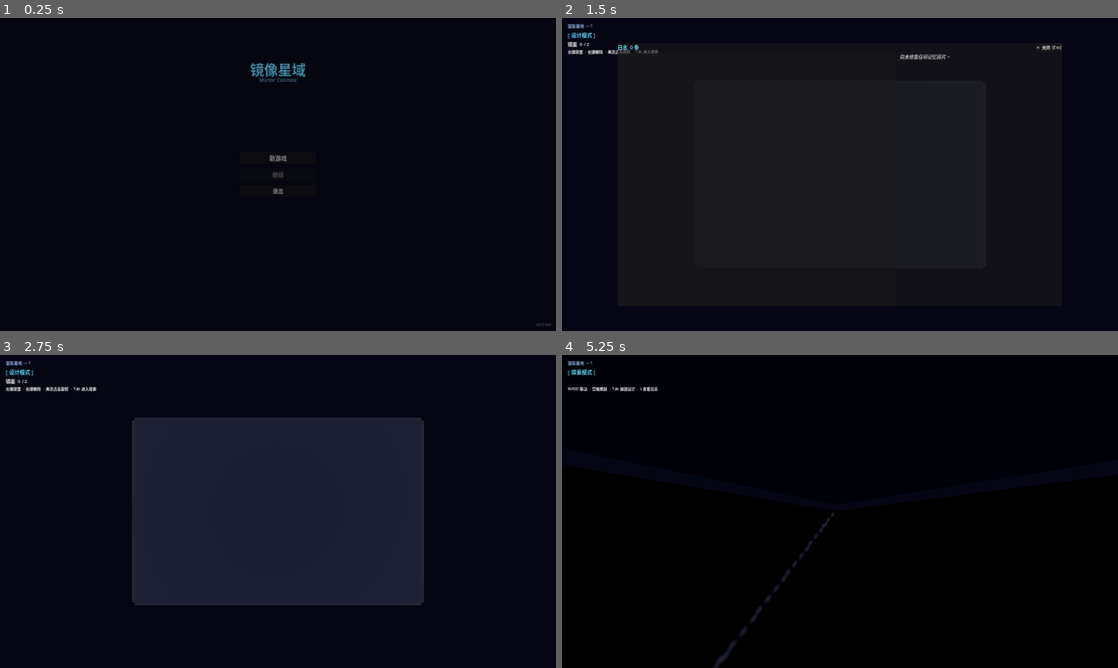
Above: before the commit, frames 1-4 (two rows, left to right).
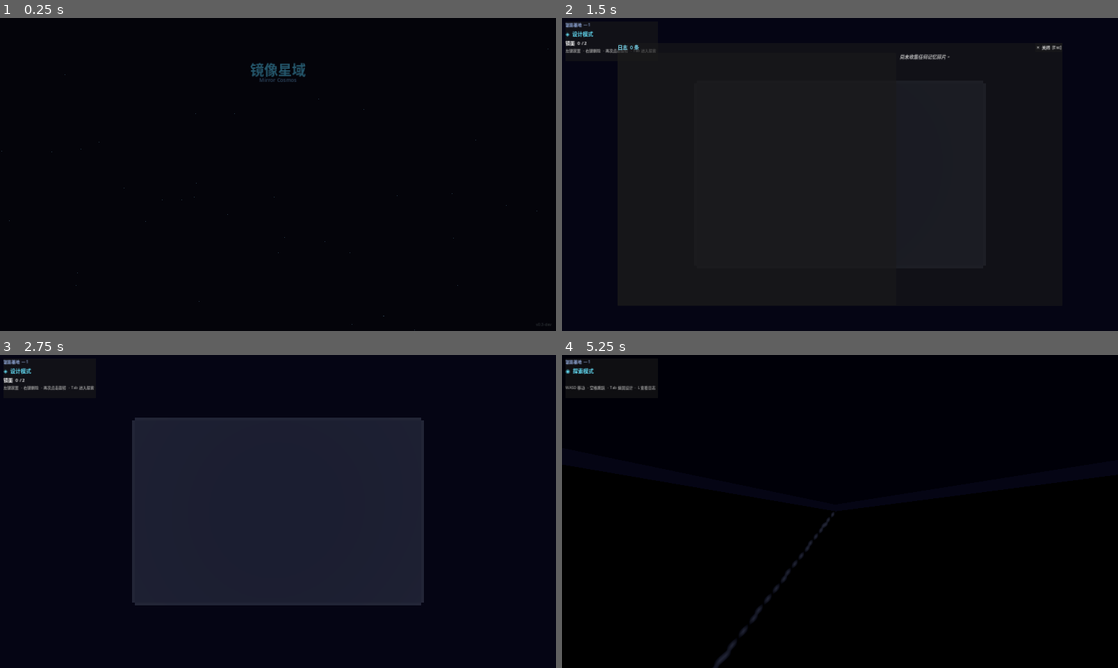
Above: after the commit, the same moments.

Repository: kanayuki/Mirror-Cosmos
Game: Godot game, scene res://scenes/ui/main_menu.tscn
The game is run twice, just before and just after one commit, with the same random seed, the same clock (stepped at 60 frames per second) and the same inputs.
Inputs (mouse positions are in pixels of both pictures, inside the frame that each line leads up to):
- Up to frame 1 (0.25 s): no input
- Up to frame 2 (1.5 s): click (840, 158) at 0.5 s, where only the run before the commit has a clickable "新游戏"; tap Enter at 1.25 s; move the mouse to (962, 158) at 1.27 s; hold D (move_right) from 1.28 s (still down); hold L (open_log) from 1.28 s (still down); click (962, 158) at 1.42 s
- Up to frame 3 (2.75 s): tap Space (jump) at 1.52 s; release D (move_right) at 2 s; release L (open_log) at 2 s; click "✕ 关闭 [Esc]" at 2 s
- Up to frame 4 (5.25 s): tap Space (jump) at 2.75, 3.02, 4.52 s; move the mouse to (728, 527) at 2.77 s; hold S (move_back) 2.78-3.53 s; tap Tab (switch_mode) at 2.85, 4.35 s; move the mouse to (851, 505) at 3.52 s; hold L (open_log) 3.53-4.28 s; hold W (move_forward) from 3.53 s (still down); move the mouse to (834, 517) at 4.27 s; click (834, 517) at 4.42 s; move the mouse to (878, 514) at 5.02 s; hold L (open_log) from 5.03 s (still down)

The runs differ from the first frame. In frame 1, 0.4% of the frame differs, in the area x 0-99%, y 9-100%; in frame 2, 0.4%; in frame 3, 0.4%, in the area x 0-18%, y 1-12%; in frame 4, 0.4%.

Commit message:
UI polish: space-dark theme, animations, HUD panel, star rating
- autoload/ui_theme.gd (new): global Theme applied via get_window().theme
  Styled PanelContainer (rounded, cyan border), Button (3 states with glow),
  ItemList, RichTextLabel. Registered first so all UI scenes inherit it.

- main_menu.gd: programmatic CPUParticles2D starfield (100 drifting dots),
  title breathing pulse tween (loops), buttons staggered fade-in entrance

- level_complete.tscn + level_complete_ui.gd: split title into separate
  Star1/Star2/Star3 labels; each pops in with scale-bounce (TRANS_BACK) and
  alpha tween, staggered 0.2s apart. Unearned stars appear greyed.

- hud.gd + main.tscn: HUD VBox wrapped in PanelContainer for readability;
  mode label gets a brief fade-flash on mode switch; mode icons updated to
  ◈/◉; log badge shows ◆ prefix

https://claude.ai/code/session_01Rmf1hiRayPGCpekRyBLCcc

Diff:
--- /dev/null
+++ b/autoload/ui_theme.gd
@@ -0,0 +1,63 @@
+## UITheme — builds and applies a space-dark theme to the entire window.
+## Registered as the first autoload so every UI scene inherits it automatically.
+extends Node
+
+func _ready() -> void:
+	get_window().theme = _build()
+
+func _build() -> Theme:
+	var t := Theme.new()
+
+	# ── PanelContainer ────────────────────────────────────────────────────────
+	var panel := StyleBoxFlat.new()
+	panel.bg_color = Color(0.04, 0.05, 0.13, 0.93)
+	panel.border_color = Color(0.25, 0.62, 1.0, 0.50)
+	panel.set_border_width_all(1)
+	panel.set_corner_radius_all(8)
+	panel.set_content_margin_all(20)
+	t.set_stylebox("panel", "PanelContainer", panel)
+
+	# ── Button ────────────────────────────────────────────────────────────────
+	t.set_stylebox("normal",   "Button", _btn(Color(0.07, 0.09, 0.20, 0.85), Color(0.28, 0.62, 1.0, 0.40)))
+	t.set_stylebox("hover",    "Button", _btn(Color(0.10, 0.18, 0.38, 0.95), Color(0.42, 0.82, 1.0, 0.90)))
+	t.set_stylebox("pressed",  "Button", _btn(Color(0.14, 0.26, 0.50, 1.00), Color(0.50, 0.92, 1.0, 1.00)))
+	t.set_stylebox("disabled", "Button", _btn(Color(0.05, 0.06, 0.14, 0.50), Color(0.20, 0.40, 0.60, 0.25)))
+	t.set_stylebox("focus",    "Button", _btn(Color(0.10, 0.18, 0.38, 0.95), Color(0.42, 0.82, 1.0, 0.90)))
+
+	t.set_color("font_color",          "Button", Color(0.82, 0.94, 1.0))
+	t.set_color("font_hover_color",    "Button", Color(1.0,  1.0,  1.0))
+	t.set_color("font_pressed_color",  "Button", Color(0.70, 0.95, 1.0))
+	t.set_color("font_disabled_color", "Button", Color(0.40, 0.50, 0.60))
+
+	# ── Label ─────────────────────────────────────────────────────────────────
+	t.set_color("font_color", "Label", Color(0.85, 0.95, 1.0))
+
+	# ── ItemList ──────────────────────────────────────────────────────────────
+	var list_bg := StyleBoxFlat.new()
+	list_bg.bg_color = Color(0.04, 0.05, 0.13, 0.80)
+	list_bg.set_corner_radius_all(4)
+	t.set_stylebox("panel", "ItemList", list_bg)
+	t.set_color("font_color",          "ItemList", Color(0.78, 0.90, 1.0))
+	t.set_color("font_selected_color", "ItemList", Color(1.0,  1.0,  1.0))
+	var list_sel := StyleBoxFlat.new()
+	list_sel.bg_color = Color(0.12, 0.28, 0.55, 0.85)
+	list_sel.set_corner_radius_all(4)
+	t.set_stylebox("selected",       "ItemList", list_sel)
+	t.set_stylebox("selected_focus", "ItemList", list_sel)
+
+	# ── RichTextLabel ─────────────────────────────────────────────────────────
+	t.set_color("default_color", "RichTextLabel", Color(0.82, 0.94, 1.0))
+
+	return t
+
+func _btn(bg: Color, border: Color) -> StyleBoxFlat:
+	var s := StyleBoxFlat.new()
+	s.bg_color = bg
+	s.border_color = border
+	s.set_border_width_all(1)
+	s.set_corner_radius_all(6)
+	s.content_margin_top    = 10
+	s.content_margin_bottom = 10
+	s.content_margin_left   = 24
+	s.content_margin_right  = 24
+	return s
--- a/project.godot
+++ b/project.godot
@@ -13,6 +13,7 @@
 
 [autoload]
 
+UITheme="*res://autoload/ui_theme.gd"
 GameManager="*res://autoload/game_manager.gd"
 LogManager="*res://autoload/log_manager.gd"
 SaveSystem="*res://autoload/save_system.gd"
--- a/scenes/main.tscn
+++ b/scenes/main.tscn
@@ -64,31 +64,34 @@
 layer = 2
 script = ExtResource("5")
 
-[node name="VBox" type="VBoxContainer" parent="HUD"]
-offset_left = 20.0
-offset_top = 16.0
+[node name="Panel" type="PanelContainer" parent="HUD"]
+offset_left = 12.0
+offset_top = 12.0
+
+[node name="VBox" type="VBoxContainer" parent="HUD/Panel"]
 theme_override_constants/separation = 4
+custom_minimum_size = Vector2(320, 0)
 
-[node name="LevelLabel" type="Label" parent="HUD/VBox"]
+[node name="LevelLabel" type="Label" parent="HUD/Panel/VBox"]
 theme_override_font_sizes/font_size = 14
 modulate = Color(0.6, 0.7, 0.9, 1)
 text = ""
 
-[node name="ModeLabel" type="Label" parent="HUD/VBox"]
+[node name="ModeLabel" type="Label" parent="HUD/Panel/VBox"]
 theme_override_font_sizes/font_size = 18
 modulate = Color(0.4, 0.9, 1.0, 1)
-text = "[ 设计模式 ]"
+text = "◈  设计模式"
 
-[node name="MirrorLabel" type="Label" parent="HUD/VBox"]
+[node name="MirrorLabel" type="Label" parent="HUD/Panel/VBox"]
 theme_override_font_sizes/font_size = 16
 text = ""
 
-[node name="HintLabel" type="Label" parent="HUD/VBox"]
+[node name="HintLabel" type="Label" parent="HUD/Panel/VBox"]
 theme_override_font_sizes/font_size = 13
-modulate = Color(0.7, 0.7, 0.7, 1)
+modulate = Color(0.6, 0.6, 0.6, 1)
 text = ""
 
-[node name="LogLabel" type="Label" parent="HUD/VBox"]
+[node name="LogLabel" type="Label" parent="HUD/Panel/VBox"]
 theme_override_font_sizes/font_size = 14
 modulate = Color(1.0, 0.85, 0.3, 1)
 text = ""
--- a/scenes/ui/level_complete.tscn
+++ b/scenes/ui/level_complete.tscn
@@ -11,30 +11,57 @@
 anchor_top = 0.5
 anchor_right = 0.5
 anchor_bottom = 0.5
-offset_left = -200.0
-offset_top = -140.0
-offset_right = 200.0
-offset_bottom = 140.0
+offset_left = -220.0
+offset_top = -170.0
+offset_right = 220.0
+offset_bottom = 170.0
 grow_horizontal = 2
 grow_vertical = 2
 
 [node name="VBox" type="VBoxContainer" parent="Panel"]
-theme_override_constants/separation = 16
+theme_override_constants/separation = 14
 
 [node name="Title" type="Label" parent="Panel/VBox"]
-theme_override_font_sizes/font_size = 28
+theme_override_font_sizes/font_size = 24
 horizontal_alignment = 1
-text = "★★★  Solved!"
+modulate = Color(0.5, 0.9, 1.0, 1)
+text = "关卡完成"
+
+[node name="StarRow" type="HBoxContainer" parent="Panel/VBox"]
+alignment = 1
+theme_override_constants/separation = 4
+
+[node name="Star1" type="Label" parent="Panel/VBox/StarRow"]
+theme_override_font_sizes/font_size = 44
+horizontal_alignment = 1
+custom_minimum_size = Vector2(60, 0)
+modulate = Color(1.0, 0.85, 0.2, 0)
+text = "★"
+
+[node name="Star2" type="Label" parent="Panel/VBox/StarRow"]
+theme_override_font_sizes/font_size = 44
+horizontal_alignment = 1
+custom_minimum_size = Vector2(60, 0)
+modulate = Color(1.0, 0.85, 0.2, 0)
+text = "★"
+
+[node name="Star3" type="Label" parent="Panel/VBox/StarRow"]
+theme_override_font_sizes/font_size = 44
+horizontal_alignment = 1
+custom_minimum_size = Vector2(60, 0)
+modulate = Color(1.0, 0.85, 0.2, 0)
+text = "★"
 
 [node name="Stats" type="Label" parent="Panel/VBox"]
 theme_override_font_sizes/font_size = 16
 horizontal_alignment = 1
+modulate = Color(0.75, 0.88, 1.0, 1)
 text = "Mirrors used: 2  /  Par: 2"
 
 [node name="BtnNext" type="Button" parent="Panel/VBox"]
 theme_override_font_sizes/font_size = 18
-text = "Next Level →"
+text = "下一关 →"
 
 [node name="BtnRetry" type="Button" parent="Panel/VBox"]
 theme_override_font_sizes/font_size = 16
-text = "Retry"
+text = "重试"
--- a/scripts/hud.gd
+++ b/scripts/hud.gd
@@ -1,20 +1,27 @@
 ## HUD — mode indicator, mirror count, level name, log count, contextual hints.
 extends CanvasLayer
 
-@onready var _level_label:  Label = $VBox/LevelLabel
-@onready var _mode_label:   Label = $VBox/ModeLabel
-@onready var _mirror_label: Label = $VBox/MirrorLabel
-@onready var _hint_label:   Label = $VBox/HintLabel
-@onready var _log_label:    Label = $VBox/LogLabel
+@onready var _level_label:  Label = $Panel/VBox/LevelLabel
+@onready var _mode_label:   Label = $Panel/VBox/ModeLabel
+@onready var _mirror_label: Label = $Panel/VBox/MirrorLabel
+@onready var _hint_label:   Label = $Panel/VBox/HintLabel
+@onready var _log_label:    Label = $Panel/VBox/LogLabel
 
 func _ready() -> void:
-	GameManager.mode_changed.connect(func(_m): _refresh())
+	GameManager.mode_changed.connect(_on_mode_changed)
 	GameManager.mirror_placed.connect(func(_d): _refresh())
 	GameManager.mirror_removed.connect(func(_p): _refresh())
 	GameManager.level_loaded.connect(func(_d): _refresh())
 	LogManager.log_count_changed.connect(func(_n): _refresh())
 	GameManager.puzzle_solved.connect(_on_puzzle_solved)
 	_refresh()
+
+func _on_mode_changed(_mode) -> void:
+	_refresh()
+	# Brief flash to draw attention to the mode switch
+	var tw := create_tween()
+	tw.tween_property(_mode_label, "modulate:a", 0.0, 0.07)
+	tw.tween_property(_mode_label, "modulate:a", 1.0, 0.20)
 
 func _on_puzzle_solved() -> void:
 	_hint_label.text    = "★  已解谜！"
@@ -28,17 +35,17 @@
 	var max_m   := ld.max_mirrors if ld else 0
 	var log_cnt := LogManager.count()
 
-	_level_label.text  = ld.level_name if ld else ""
-	_log_label.text    = "日志  %d" % log_cnt if log_cnt > 0 else ""
+	_level_label.text = ld.level_name if ld else ""
+	_log_label.text   = "◆  日志  %d" % log_cnt if log_cnt > 0 else ""
 
 	match GameManager.current_mode:
 		GameManager.Mode.DESIGN:
-			_mode_label.text   = "[ 设计模式 ]"
-			_mirror_label.text = "镜面  %d / %d" % [placed, max_m]
-			_hint_label.text   = "左键放置  ·  右键删除  ·  再次点击旋转  ·  Tab 进入探索"
-			_hint_label.modulate = Color.WHITE
+			_mode_label.text     = "◈  设计模式"
+			_mirror_label.text   = "镜面  %d / %d" % [placed, max_m]
+			_hint_label.text     = "左键放置  ·  右键删除  ·  再次点击旋转  ·  Tab 进入探索"
+			_hint_label.modulate = Color(0.60, 0.60, 0.60, 1)
 		GameManager.Mode.EXPLORE:
-			_mode_label.text   = "[ 探索模式 ]"
-			_mirror_label.text = ""
-			_hint_label.text   = "WASD 移动  ·  空格跳跃  ·  Tab 返回设计  ·  L 查看日志"
-			_hint_label.modulate = Color.WHITE
+			_mode_label.text     = "◉  探索模式"
+			_mirror_label.text   = ""
+			_hint_label.text     = "WASD 移动  ·  空格跳跃  ·  Tab 返回设计  ·  L 查看日志"
+			_hint_label.modulate = Color(0.60, 0.60, 0.60, 1)
--- a/scripts/level_complete_ui.gd
+++ b/scripts/level_complete_ui.gd
@@ -1,12 +1,16 @@
 ## Level complete overlay — shown after puzzle_solved signal.
-## Fades in, displays stats, offers Next Level or Return to Design.
+## Stars pop in one by one with a scale-bounce animation.
 extends CanvasLayer
 
-@onready var _panel:       Control = $Panel
-@onready var _title:       Label   = $Panel/VBox/Title
-@onready var _stats:       Label   = $Panel/VBox/Stats
-@onready var _btn_next:    Button  = $Panel/VBox/BtnNext
-@onready var _btn_retry:   Button  = $Panel/VBox/BtnRetry
+@onready var _panel:     Control = $Panel
+@onready var _stats:     Label   = $Panel/VBox/Stats
+@onready var _btn_next:  Button  = $Panel/VBox/BtnNext
+@onready var _btn_retry: Button  = $Panel/VBox/BtnRetry
+@onready var _stars: Array[Label] = [
+	$Panel/VBox/StarRow/Star1,
+	$Panel/VBox/StarRow/Star2,
+	$Panel/VBox/StarRow/Star3,
+]
 
 func _ready() -> void:
 	_panel.modulate.a = 0.0
@@ -17,23 +21,43 @@
 	_btn_retry.pressed.connect(_on_retry_pressed)
 
 func _on_puzzle_solved() -> void:
-	var ld := GameManager.current_level_data
+	var ld     := GameManager.current_level_data
 	var placed := GameManager.placed_mirrors.size()
 	var par    := ld.par_mirrors if ld else placed
-	var stars  := _calc_stars(placed, par)
+	var count  := _calc_stars(placed, par)
 
-	_title.text = "★".repeat(stars) + "☆".repeat(3 - stars) + "  Solved!"
-	_stats.text = "Mirrors used: %d  /  Par: %d" % [placed, par]
+	_stats.text = "用了 %d 面镜子  /  最优解 %d" % [placed, par]
 	_btn_next.visible = GameManager.has_next_level()
+
+	# Set initial state: earned stars ready to pop, unearned stars pre-greyed
+	for i in _stars.size():
+		if i < count:
+			_stars[i].scale    = Vector2(1.8, 1.8)
+			_stars[i].modulate = Color(1.0, 0.85, 0.2, 0.0)
+		else:
+			_stars[i].scale    = Vector2.ONE
+			_stars[i].modulate = Color(0.30, 0.30, 0.30, 0.45)
 
 	visible = true
 	var tw := create_tween()
-	tw.tween_property(_panel, "modulate:a", 1.0, 0.35)
+	tw.tween_property(_panel, "modulate:a", 1.0, 0.30)
+	tw.tween_callback(func(): _animate_stars(count))
+
+func _animate_stars(count: int) -> void:
+	for i in count:
+		var s := _stars[i]
+		var tw := create_tween()
+		tw.tween_interval(0.20 * i)
+		tw.tween_callback(func():
+			var ptw := create_tween().set_parallel()
+			ptw.tween_property(s, "modulate:a", 1.0, 0.18)
+			ptw.tween_property(s, "scale", Vector2.ONE, 0.28) \
+				.set_trans(Tween.TRANS_BACK).set_ease(Tween.EASE_OUT)
+		)
 
 func _on_next_pressed() -> void:
 	# Do NOT call _hide_panel() here: advance_level() emits level_loaded,
-	# which is already connected to _hide_panel() — calling it twice creates
-	# two simultaneous tweens competing on _panel.modulate.a.
+	# which is already connected to _hide_panel() — two tweens would compete.
 	GameManager.advance_level()
 
 func _on_retry_pressed() -> void:
--- a/scripts/main_menu.gd
+++ b/scripts/main_menu.gd
@@ -1,27 +1,69 @@
 ## Main menu — entry point of the game.
 ## Handles New Game, Continue (if save exists), and Quit.
+## Animations: fade-in, title pulse, button staggered entrance, programmatic star field.
 extends Control
 
 const GAME_SCENE := "res://scenes/main.tscn"
 
-@onready var _btn_new:      Button = $Center/VBox/BtnNew
-@onready var _btn_continue: Button = $Center/VBox/BtnContinue
-@onready var _btn_quit:     Button = $Center/VBox/BtnQuit
-@onready var _version:      Label  = $VersionLabel
+@onready var _btn_new:      Button    = $Center/VBox/BtnNew
+@onready var _btn_continue: Button    = $Center/VBox/BtnContinue
+@onready var _btn_quit:     Button    = $Center/VBox/BtnQuit
+@onready var _version:      Label     = $VersionLabel
 @onready var _fade:         ColorRect = $FadeOverlay
+@onready var _title:        Label     = $TitleLabel
+@onready var _subtitle:     Label     = $SubtitleLabel
 
 func _ready() -> void:
 	_btn_new.pressed.connect(_on_new_game)
 	_btn_continue.pressed.connect(_on_continue)
 	_btn_quit.pressed.connect(func(): get_tree().quit())
-
 	_btn_continue.disabled = not SaveSystem.has_save()
 	_version.text = "v0.3-dev"
 
-	# Fade in from black on scene start
+	_spawn_stars()
+
+	# Hide buttons for staggered entrance
+	for btn: Button in [_btn_new, _btn_continue, _btn_quit]:
+		btn.modulate.a = 0.0
+
+	# Fade in from black, then trigger UI animations
 	_fade.color = Color(0, 0, 0, 1)
 	var tw := create_tween()
-	tw.tween_property(_fade, "color:a", 0.0, 0.4)
+	tw.tween_property(_fade, "color:a", 0.0, 0.6)
+	tw.tween_callback(_animate_ui)
+
+func _animate_ui() -> void:
+	# Title breathes slowly (loops forever)
+	var title_tw := create_tween().set_loops()
+	title_tw.tween_property(_title, "modulate:a", 0.72, 2.2).set_trans(Tween.TRANS_SINE)
+	title_tw.tween_property(_title, "modulate:a", 1.0,  2.2).set_trans(Tween.TRANS_SINE)
+
+	# Buttons fade in staggered
+	var btns: Array[Button] = [_btn_new, _btn_continue, _btn_quit]
+	for i in btns.size():
+		var btw := create_tween()
+		btw.tween_interval(0.12 * i)
+		btw.tween_property(btns[i], "modulate:a", 1.0, 0.30)
+
+func _spawn_stars() -> void:
+	var p := CPUParticles2D.new()
+	add_child(p)
+	move_child(p, 1)  # Between Background ColorRect and title labels
+	p.position             = Vector2(960, 540)  # 1920×1080 centre
+	p.emitting             = true
+	p.amount               = 100
+	p.lifetime             = 8.0
+	p.preprocess           = 6.0
+	p.emission_shape       = CPUParticles2D.EMISSION_SHAPE_RECTANGLE
+	p.emission_rect_extents = Vector2(1000, 580)
+	p.direction            = Vector2(0.0, 0.0)
+	p.spread               = 180.0
+	p.gravity              = Vector2(0.0, 0.0)
+	p.initial_velocity_min = 0.5
+	p.initial_velocity_max = 8.0
+	p.scale_amount_min     = 0.6
+	p.scale_amount_max     = 2.8
+	p.color                = Color(0.55, 0.82, 1.0, 0.65)
 
 func _on_new_game() -> void:
 	SaveSystem.delete_save()
@@ -32,7 +74,7 @@
 	_load_game(idx)
 
 func _load_game(level_index: int) -> void:
-	_btn_new.disabled     = true
+	_btn_new.disabled      = true
 	_btn_continue.disabled = true
 	var tw := create_tween()
 	tw.tween_property(_fade, "color:a", 1.0, 0.3)
